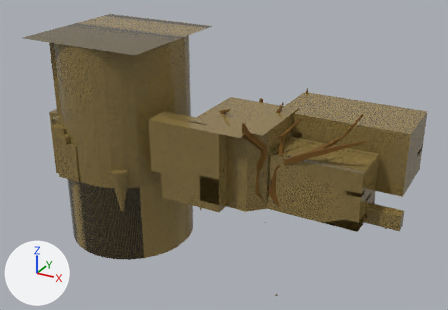
Renders of the glTF model assets/models/levels/Pool/temple.glb from each side of a commit.
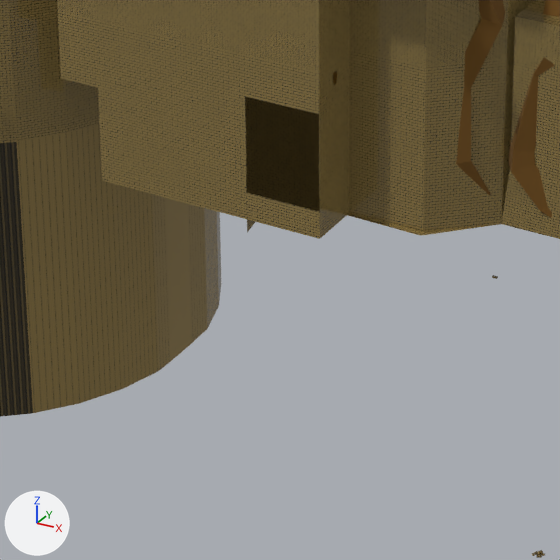
The first picture shows the older version from a 50 mm lens placed at (57.0, -265.0, 152.0), pointed at (-94.0, 10.0, 15.0). The close-ups show both versions on the part from 30% to 63% of the width and 48% to 96% of the height of that picture; other places that the commit changed are outside them. Arrows for +X, +Y and +Z are at lower left; the lights stay in place. Where no turn or scale is listed for an object, it has been applied to the vertices. Vertices at the same position are counted once.

The first close-up shows 'center cliff 3-col', 'center tree 1-col', 'center walls-col', 'entry tree 1-col', 'entry walls-col', 'maze walls-col'.
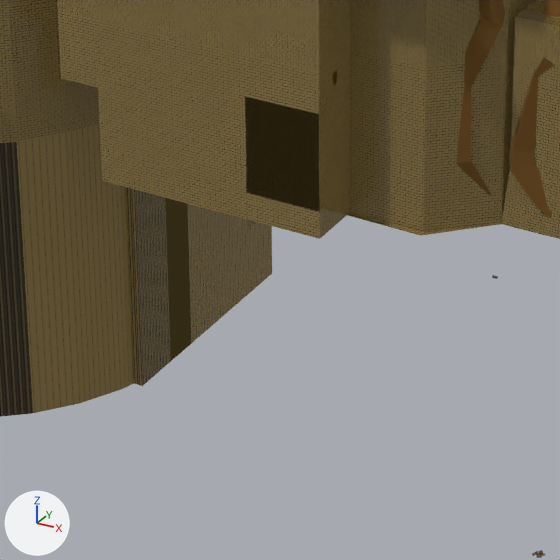
What differs and where, as boxes [x1, y1, x2, y2] in the close-ups (560 x 560 px):
'maze feature1-col', reshaped (not visible before): after [126, 187, 272, 386]

What the commit changed:
me_cube_010 is used by ob_maze_feature1_col; location (0.0, 0.0, 0.0).
me_cube_010 had 72 vertices, 140 faces and spanned x -134.0..-104.0, y -10.0..30.0, z 0.0..25.0.
me_cube_010 now has 90 vertices, 184 faces and spans x -134.0..-104.0, y -10.0..30.0, z -43.0..25.0.
Part 1, on me_cube_010:
5 vertices are removed from x -128.0..-122.5, y -2.0..10.0, z 2.0.
28 faces are deleted.
5 vertices are added at (-122.5, -2.0, -43.0), (-122.5, 9.0, -43.0), (-122.5, 10.0, -43.0), (-128.0, -2.0, -43.0), (-128.0, 9.0, -43.0).
18 new vertices lie (0.0, 0.0, -45.0) away from vertices in x -134.0..-117.0, y -10.0..29.0, z 2.0.
72 new faces join them.
